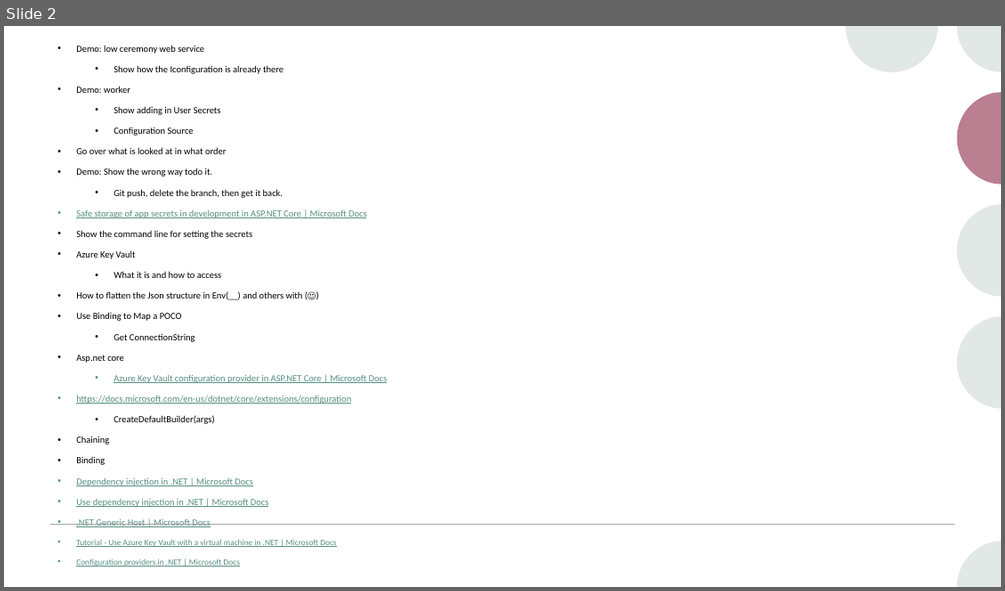
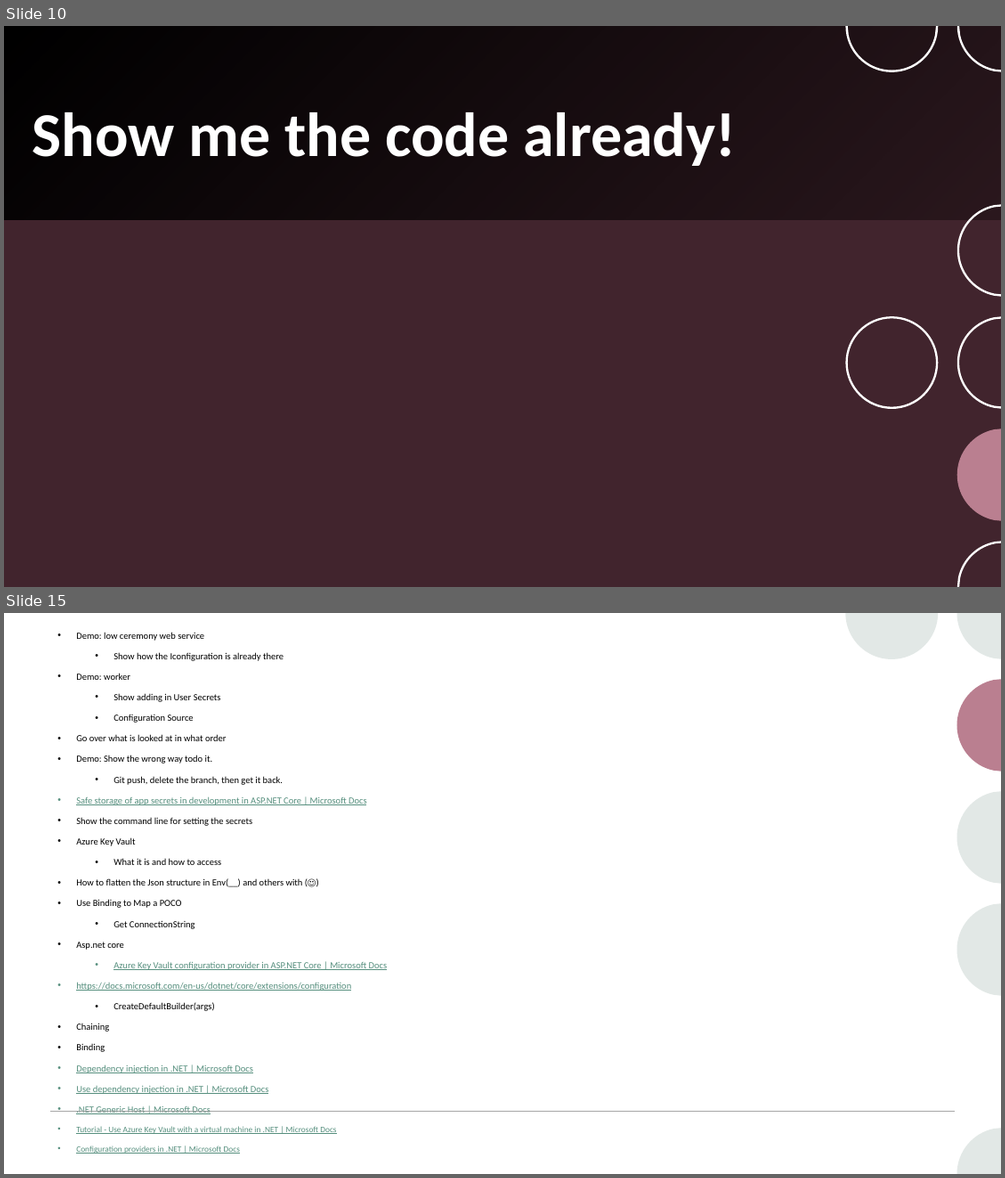
Before and after one commit to pulcher/stop-checking-in-secrets, a slide deck: stop-checking-in-secrets.pptx. Shown one above the other, each under a label of ours: slide 2 before the commit, slides 10 and 15 after it; the slides between them are not shown. The pictures are 1005x591 and 1005x1178 pixels, drawn with LibreOffice and Linux fonts; fonts in the diff are those of the drawing; background and template pictures are left out. Boxes give left, top, right and bottom in pixels: in the first picture for what was removed or moved away, otherwise in the second. Text is boxed around its words. In the diff, an @@ line names an element or a change of style, - is before the commit and + after.

```diff
--- a/stop-checking-in-secrets.pptx
+++ b/stop-checking-in-secrets.pptx
@@ slide 10 added at [4, 26, 1001, 587], background picture (left out); not listed: 4 template elements that a slide beside it also shows @@
@@ rectangle added at [4, 26, 1001, 587], fill #41242D @@
@@ rectangle added at [4, 26, 1001, 220], fill gradient #000000 @@
@@ freeform shape added at [734, 26, 826, 72], fill #41242D @@
@@ group added at [511, 26, 1001, 587]: 13 freeform shapes @@
@@ freeform shape added at [957, 92, 1001, 184], fill #41242D @@
@@ title added at [32, 112, 736, 166], 60 pt, text #FFFFFF, bold @@
+Show me the code already!
@@ freeform shape added at [957, 428, 1001, 520], fill #41242D @@
@@ group added at [846, 26, 1001, 587]: 7 freeform shapes @@
@@ what was slide 2 is now slide 15 @@
```
Also in this commit, not shown: 1 slide changed, 12 other slides added, 1 other file.
